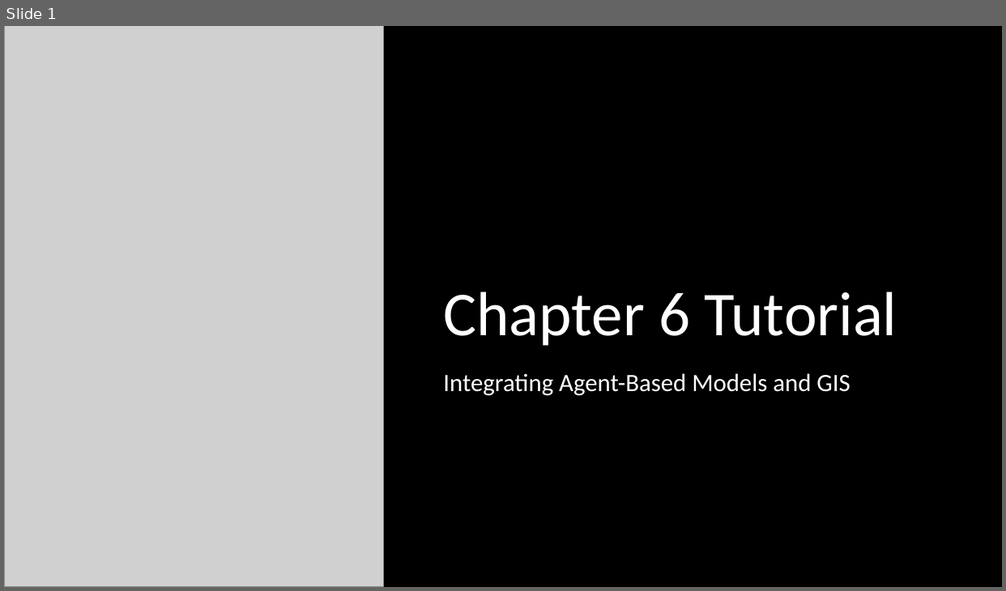
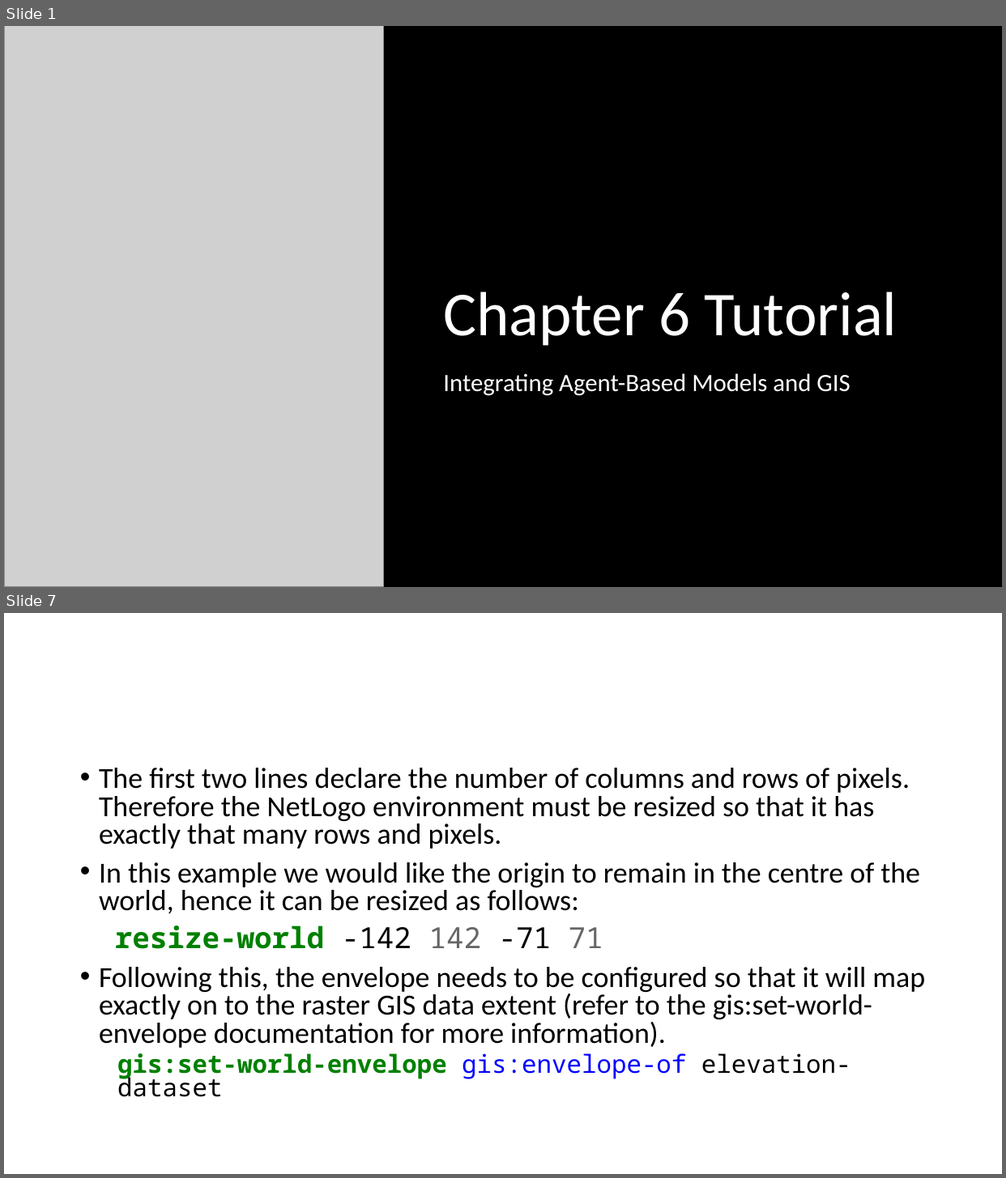
Before and after one commit to abmgis/abmgis, a slide deck: Chapter06-IntegratingABMandGIS/Chapter6_Tutorial.pptx. Shown one above the other, each under a label of ours: slide 1 before the commit, slides 1 and 7 after it; the slides between them are not shown. The pictures are 1006x591 and 1006x1178 pixels, drawn with LibreOffice and Linux fonts; fonts in the diff are those of the drawing; grey boxes stand for pictures. Boxes give left, top, right and bottom in pixels: in the first picture for what was removed or moved away, otherwise in the second. Text is boxed around its words. In the diff, an @@ line names an element or a change of style, - is before the commit and + after.

```diff
--- a/Chapter06-IntegratingABMandGIS/Chapter6_Tutorial.pptx
+++ b/Chapter06-IntegratingABMandGIS/Chapter6_Tutorial.pptx
@@ slide 7 added at (x1=4, y1=613, x2=1002, y2=1174), background #FFFFFF @@
@@ text added at (x1=99, y1=768, x2=925, y2=1097), 28 pt, text #000000 @@
+• The first two lines declare the number of columns and rows of pixels. Therefore the NetLogo environment must be resized so that it has exactly that many rows and pixels.
+• In this example we would like the origin to remain in the centre of the world, hence it can be resized as follows:
+resize-world -142 142 -71 71
+• Following this, the envelope needs to be configured so that it will map exactly on to the raster GIS data extent (refer to the gis:set-world-envelope documentation for more information).
+  gis:set-world-envelope gis:envelope-of elevation-dataset
```
Also in this commit, not shown: 6 other slides added.
